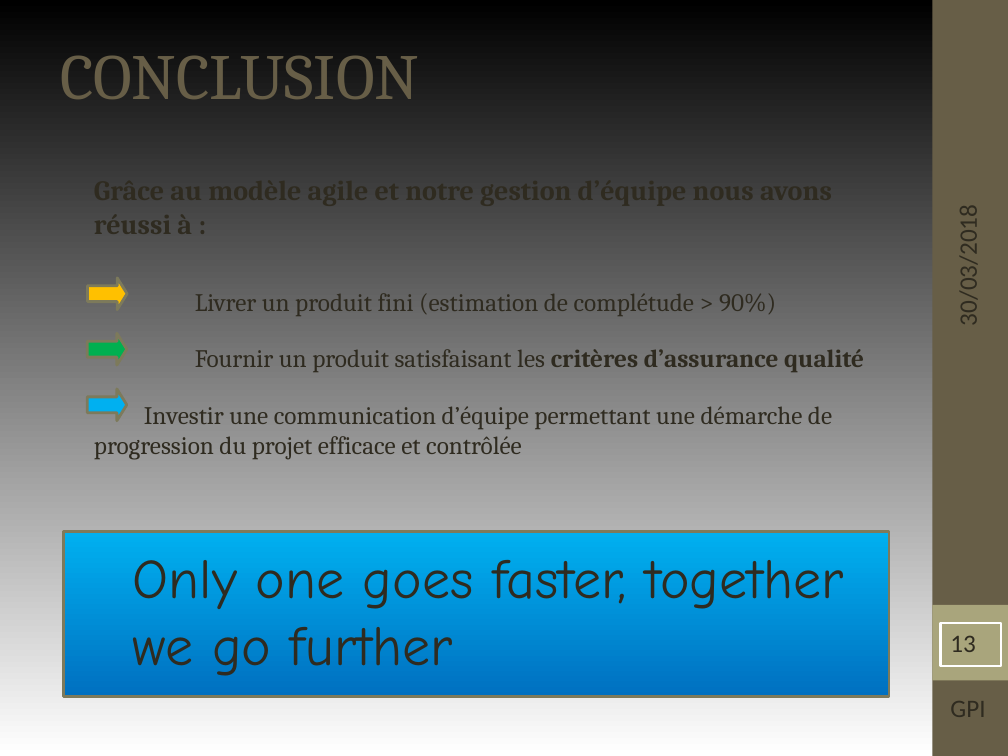
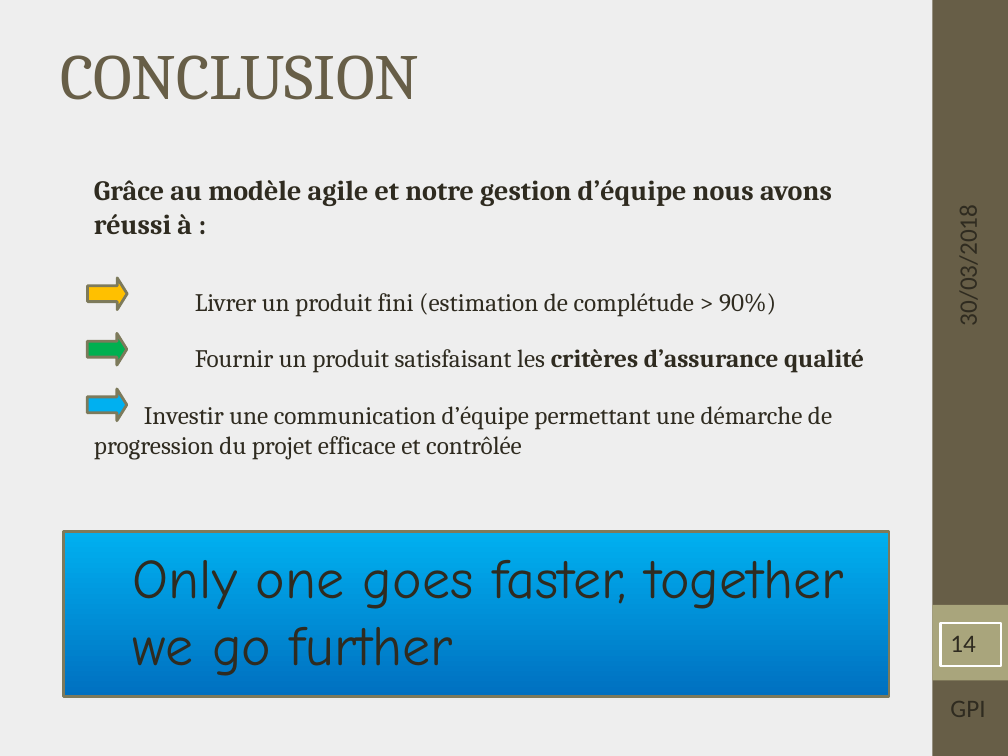
Before and after one commit to vvirole/GPI---2018---Simulation-de-Trains-Automatis-s, a slide deck: slide 14 of Documentation/Soutenance/Présentation – Gestion de Projet Informatique - TIC.odp (slide 13 before the commit). Drawn at 1008x756 pixels with LibreOffice and Linux fonts; fonts in the diff are those of the drawing; background and template pictures are left out. Boxes give left, top, right and bottom in pixels: in the first picture for what was removed or moved away, otherwise in the second. Text is boxed around its words. In the diff, an @@ line names an element or a change of style, - is before the commit and + after.

```diff
--- a/Documentation/Soutenance/Présentation – Gestion de Projet Informatique - TIC.odp
+++ b/Documentation/Soutenance/Présentation – Gestion de Projet Informatique - TIC.odp
@@ background gradient #000000 to #FFFFFF to #EEEEEE @@
@@ page number at [950,636,976,652]: text changed @@
-13
+14
```
Also in this commit, not shown: 12 other slides changed, 1 slide added, 1 other file.
